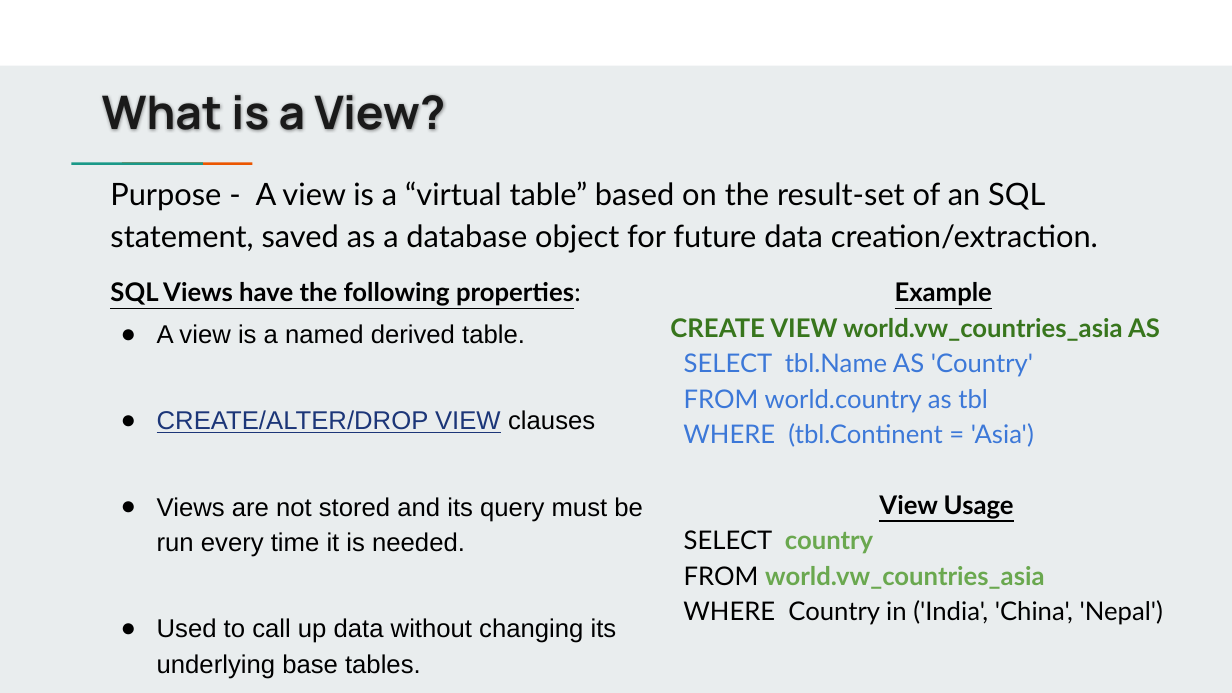
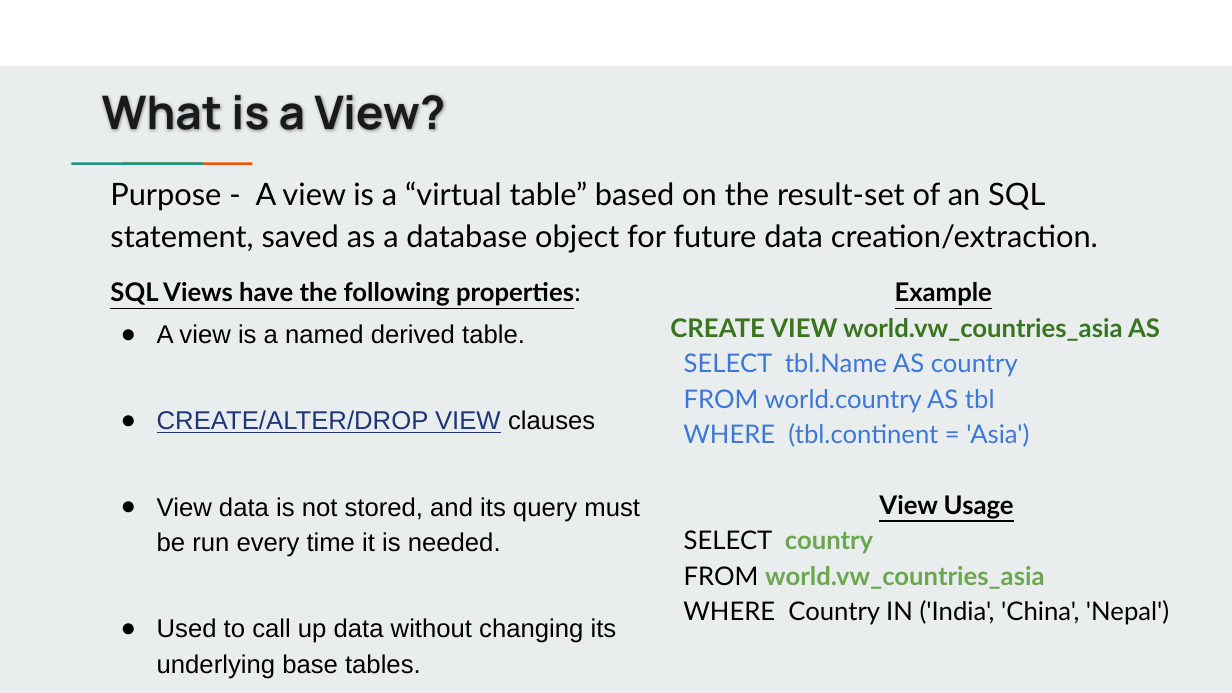
Before and after one commit to jbergmann56/OSDA-DataManipulationAndManagement, a slide deck: slide 11 of Lectures/(3) Extracting & Storing Data.pptx. Drawn at 1232x693 pixels with LibreOffice and Linux fonts; fonts in the diff are those of the drawing. Boxes give left, top, right and bottom in pixels: in the first picture for what was removed or moved away, otherwise in the second. Text is boxed around its words. In the diff, an @@ line names an element or a change of style, - is before the commit and + after.

```diff
--- a/Lectures/(3) Extracting & Storing Data.pptx
+++ b/Lectures/(3) Extracting & Storing Data.pptx
@@ text at (683,353,1029,447): text changed @@
-SELECT tbl.Name AS 'Country'
-FROM world.country as tbl
-WHERE (tbl.Continent = 'Asia')
+SELECT tbl.Name AS country
+FROM world.country AS tbl
+WHERE (tbl.continent = 'Asia')
@@ text at (157,497,640,557): text changed @@
-● Views are not stored and its query must be run every time it is needed.
+● View data is not stored, and its query must be run every time it is needed.
@@ text at (683,600,1169,625): text changed @@
-WHERE Country in ('India', 'China', 'Nepal')
+WHERE Country IN ('India', 'China', 'Nepal')
```
Also in this commit, not shown: 7 other slides changed, 1 slide removed, 11 other files.
